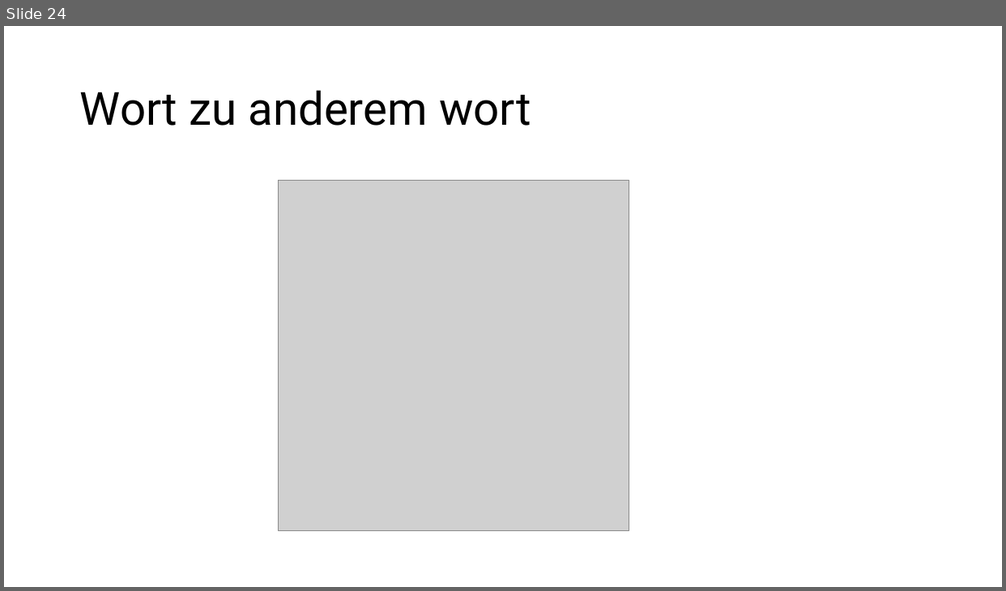
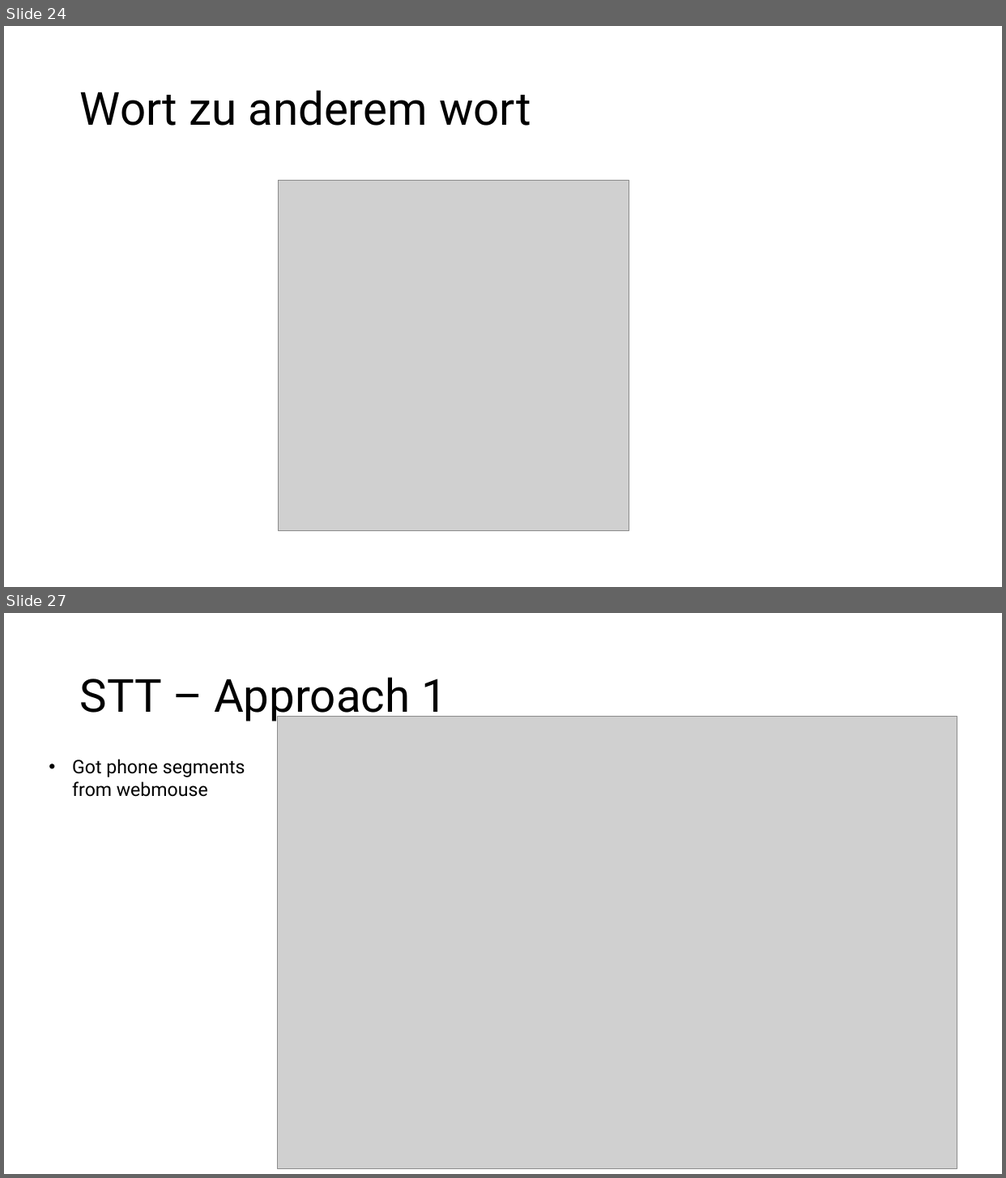
Before and after one commit to Steckdose007/Masterthesis, a slide deck: Interim report 2.pptx. Shown one above the other, each under a label of ours: slide 24 before the commit, slides 24 and 27 after it; the slides between them are not shown. The pictures are 1006x591 and 1006x1178 pixels, drawn with LibreOffice and Linux fonts; fonts in the diff are those of the drawing; grey boxes stand for pictures. Boxes give left, top, right and bottom in pixels: in the first picture for what was removed or moved away, otherwise in the second. Text is boxed around its words. In the diff, an @@ line names an element or a change of style, - is before the commit and + after.

```diff
--- a/Interim report 2.pptx
+++ b/Interim report 2.pptx
@@ slide 27 added at (x1=4, y1=613, x2=1002, y2=1174), background #FFFFFF @@
@@ title added at (x1=80, y1=677, x2=447, y2=722), 44 pt, text #000000 @@
+STT – Approach 1
@@ picture added at (x1=277, y1=717, x2=957, y2=1170) @@
@@ text added at (x1=72, y1=759, x2=245, y2=797), 18 pt, text #000000 @@
+• Got phone segments from webmouse
```
Also in this commit, not shown: 1 slide changed, 7 other slides added, 6 other files.
